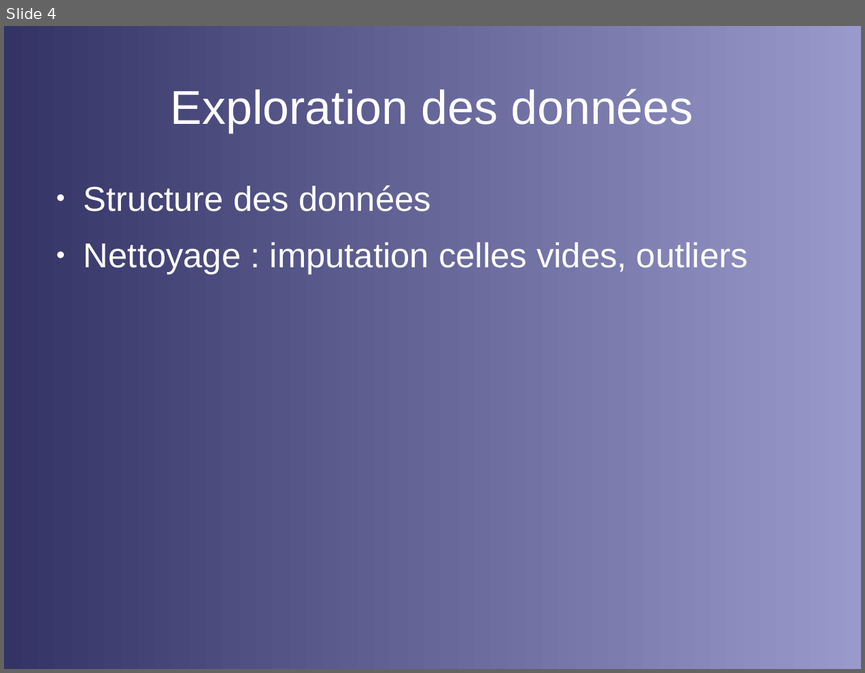
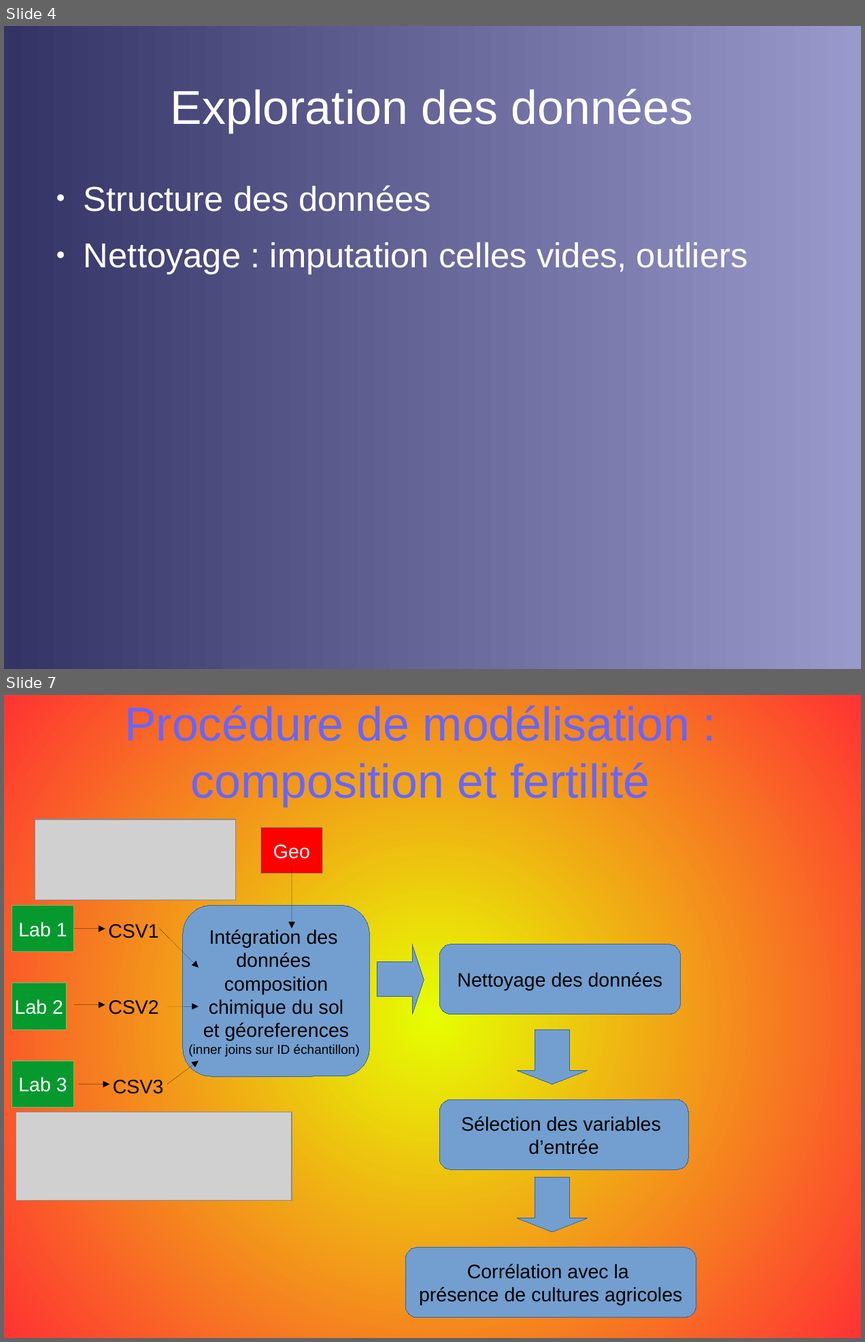
Before and after one commit to opsabarsec/African-soil-chemistry, a slide deck: documents/P7_presentation.odp. Shown one above the other, each under a label of ours: slide 4 before the commit, slides 4 and 7 after it; the slides between them are not shown. The pictures are 865x673 and 865x1342 pixels, drawn with LibreOffice and Linux fonts; fonts in the diff are those of the drawing; grey boxes stand for pictures. Boxes give left, top, right and bottom in pixels: in the first picture for what was removed or moved away, otherwise in the second. Text is boxed around its words. In the diff, an @@ line names an element or a change of style, - is before the commit and + after.

```diff
--- a/documents/P7_presentation.odp
+++ b/documents/P7_presentation.odp
@@ slide 7 added at <box>4,695,861,1338</box>, background gradient #E6FF00 to #FF3333 @@
@@ title added at <box>124,705,689,807</box>, 44 pt, text #6666FF @@
+Procédure de modélisation :
+composition et fertilité
@@ picture added at <box>35,819,236,900</box> @@
@@ rectangle added at <box>260,827,323,874</box>, fill #FF0000, outline #77BC65 0 pt, 18 pt, text #FFFFFF @@
+Geo
@@ arrow added from (292, 866) to (292, 928), #000000 0 pt @@
@@ rectangle added at <box>11,906,74,952</box>, fill #069A2E, outline #77BC65 0 pt, 18 pt, text #FFFFFF @@
+Lab 1
@@ rounded rectangle added at <box>183,906,369,1076</box>, fill #729FCF, outline #3465A4 0 pt, 18 pt, text #000000 @@
+Intégration des
+données
+composition
+chimique du sol
+et géoreferences
+(inner joins sur ID échantillon)
@@ arrow added from (74, 929) to (105, 929), #000000 0 pt @@
@@ text added at <box>108,924,159,938</box>, 18 pt, text #000000 @@
+CSV1
@@ arrow added from (160, 929) to (198, 968), #000000 0 pt @@
@@ right arrow added at <box>377,945,424,1015</box>, fill #729FCF, outline #3465A4 0 pt @@
@@ rounded rectangle added at <box>439,945,681,1015</box>, fill #729FCF, outline #3465A4 0 pt, 18 pt, text #000000 @@
+Nettoyage des données
@@ rectangle added at <box>11,983,66,1030</box>, fill #069A2E, outline #77BC65 0 pt, 18 pt, text #FFFFFF @@
+Lab 2
@@ text added at <box>108,1000,159,1015</box>, 18 pt, text #000000 @@
+CSV2
@@ arrow added from (74, 1004) to (105, 1004), #000000 0 pt @@
@@ arrow added from (167, 1006) to (198, 1006), #000000 0 pt @@
@@ down arrow added at <box>517,1030,587,1085</box>, fill #729FCF, outline #3465A4 0 pt @@
@@ rectangle added at <box>11,1062,74,1108</box>, fill #069A2E, outline #77BC65 0 pt, 18 pt, text #FFFFFF @@
+Lab 3
@@ arrow added from (167, 1085) to (198, 1062), #000000 0 pt @@
@@ text added at <box>113,1080,164,1094</box>, 18 pt, text #000000 @@
+CSV3
@@ arrow added from (79, 1085) to (109, 1085), #000000 0 pt @@
@@ rounded rectangle added at <box>439,1100,688,1170</box>, fill #729FCF, outline #3465A4 0 pt, 18 pt, text #000000 @@
+Sélection des variables
+d’entrée
@@ picture added at <box>16,1112,292,1200</box> @@
@@ down arrow added at <box>517,1178,587,1232</box>, fill #729FCF, outline #3465A4 0 pt @@
@@ rounded rectangle added at <box>405,1248,696,1318</box>, fill #729FCF, outline #3465A4 0 pt, 18 pt, text #000000 @@
+Corrélation avec la
+présence de cultures agricoles
```
Also in this commit, not shown: 2 slides changed, 6 other slides added, 1 slide removed, 6 other files.
